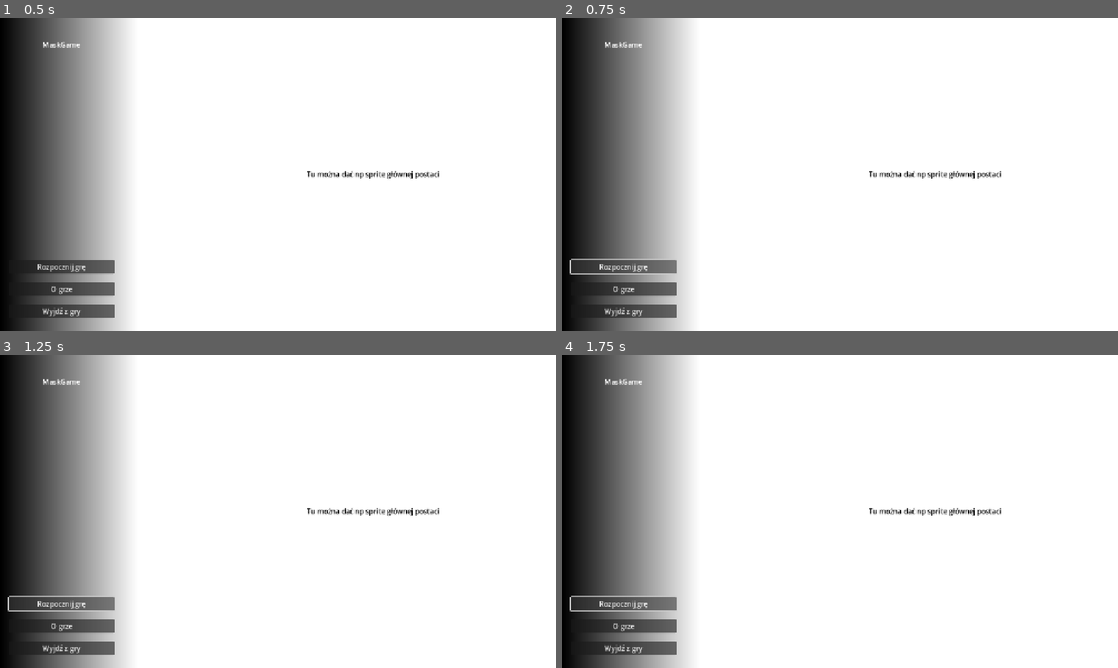
Above: before the commit, frames 1-4 (two rows, left to right).
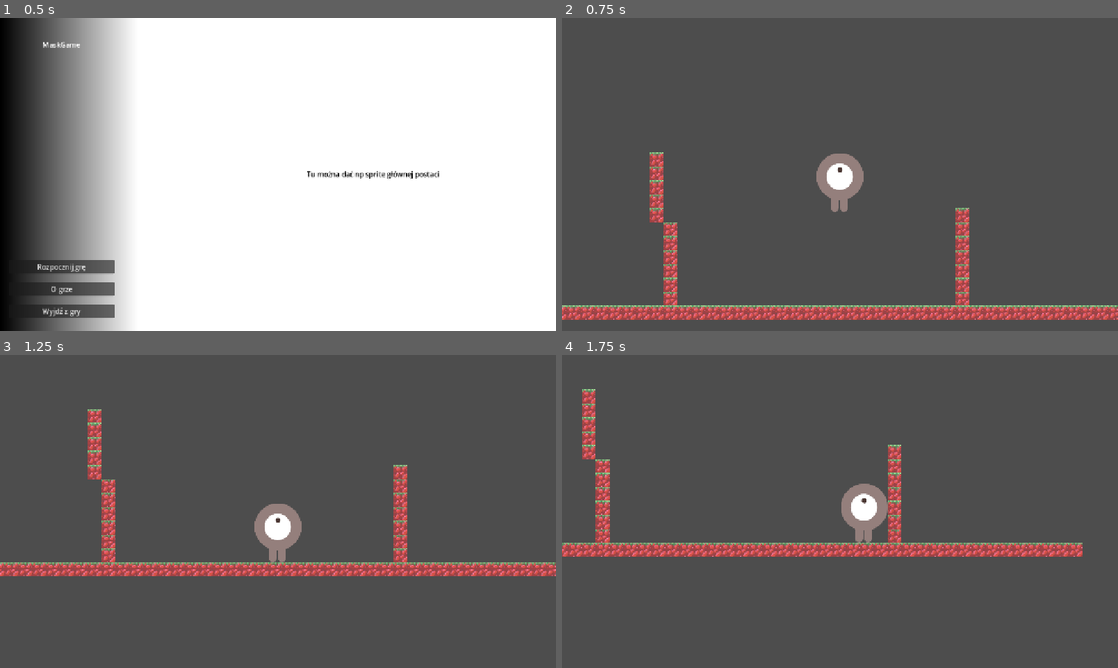
Above: after the commit, the same moments.

Repository: Viikuu/MaskGame
Game: Godot game, scene res://ui/main_menu.tscn
Same seed, same stepped clock (60 frames per second), same inputs: the game is played once before the commit and once after it. This scene is started directly instead of the project's main scene.
Inputs:
- Up to frame 1 (0.5 s): no input
- Up to frame 2 (0.75 s): click "Rozpocznij grę" at 0.5 s
- Up to frame 3 (1.25 s): no input
- Up to frame 4 (1.75 s): hold Right (move_right) from 1.28 s (still down)

Frame 1 is identical in both runs. In frame 2, 95% of the frame differs, in the area x 0-100%, y 0-100%; in frame 3, 95%; in frame 4, 95%.

Commit message:
Add MainMenu script with handling

Diff:
--- /dev/null
+++ b/scripts/main_menu.gd
@@ -0,0 +1,23 @@
+extends Control
+
+
+# Called when the node enters the scene tree for the first time.
+func _ready() -> void:
+	pass # Replace with function body.
+
+
+# Called every frame. 'delta' is the elapsed time since the previous frame.
+func _process(delta: float) -> void:
+	pass
+
+
+func _on_start_game_pressed() -> void:
+	get_tree().change_scene_to_file("res://main.tscn")
+
+
+func _on_about_pressed() -> void:
+	print("about placeholder")
+
+
+func _on_quit_pressed() -> void:
+	get_tree().quit(0)
--- a/ui/main_menu.tscn
+++ b/ui/main_menu.tscn
@@ -1,4 +1,6 @@
-[gd_scene load_steps=3 format=3 uid="uid://dmwcrwdr54vhi"]
+[gd_scene load_steps=4 format=3 uid="uid://dmwcrwdr54vhi"]
+
+[ext_resource type="Script" uid="uid://by25b1i8wnuak" path="res://scripts/main_menu.gd" id="1_t7e0r"]
 
 [sub_resource type="Gradient" id="Gradient_gl0q7"]
 offsets = PackedFloat32Array(0, 0.24666667)
@@ -13,6 +15,7 @@
 anchor_bottom = 1.0
 grow_horizontal = 2
 grow_vertical = 2
+script = ExtResource("1_t7e0r")
 
 [node name="Background" type="TextureRect" parent="."]
 layout_mode = 1
@@ -78,3 +81,7 @@
 theme_override_colors/font_color = Color(0, 0, 0, 1)
 text = "Tu można dać np sprite głównej postaci"
 horizontal_alignment = 1
+
+[connection signal="pressed" from="LeftContainer/ButtonContainer/VBoxContainer/StartGame" to="." method="_on_start_game_pressed"]
+[connection signal="pressed" from="LeftContainer/ButtonContainer/VBoxContainer/About" to="." method="_on_about_pressed"]
+[connection signal="pressed" from="LeftContainer/ButtonContainer/VBoxContainer/Quit" to="." method="_on_quit_pressed"]
Not shown, added: scripts/main_menu.gd.uid
